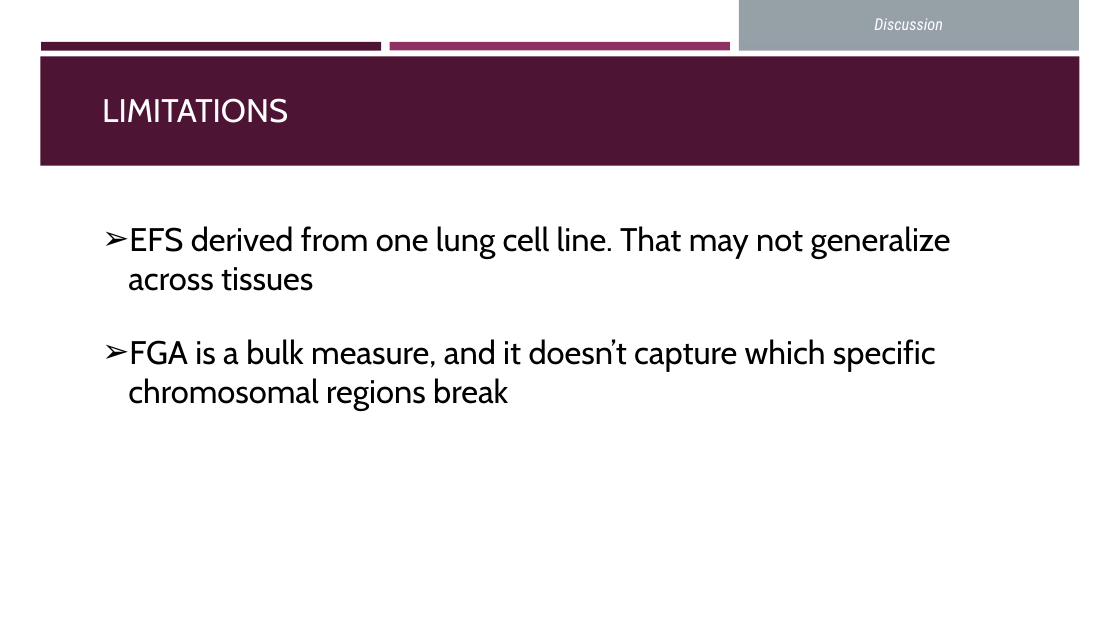
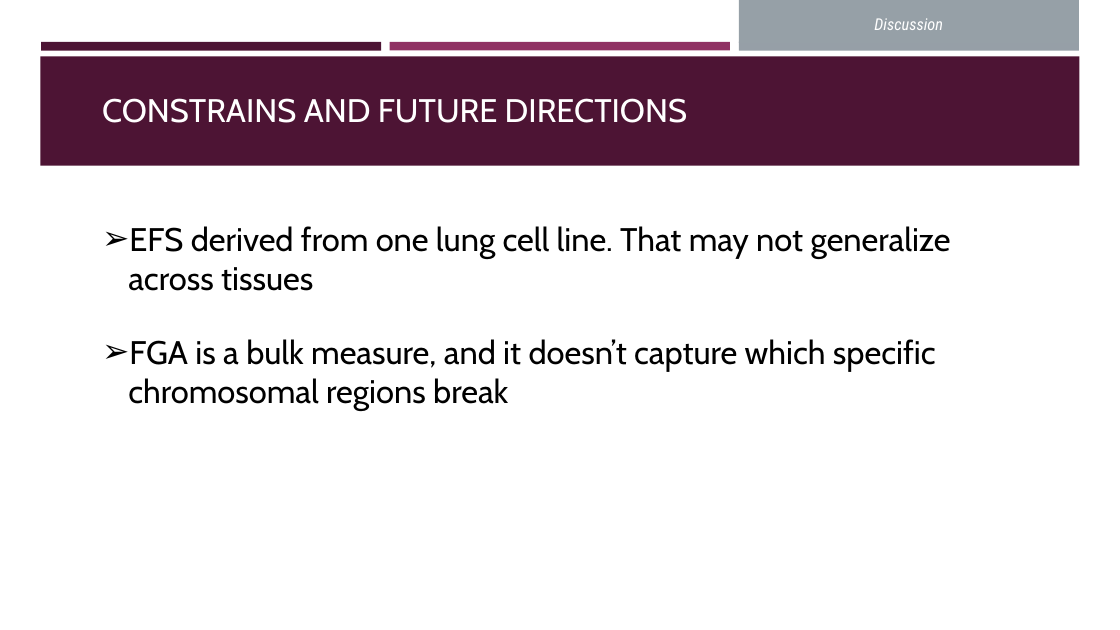
Before and after one commit to OrnitB/cancer_bioinformatics, a slide deck: slide 17 of project/project_background/Final Project Presentation - Ornit Bhonkar 2026.pptx (slide 20 before the commit). Drawn at 1120x630 pixels with LibreOffice and Linux fonts; fonts in the diff are those of the drawing. Boxes give left, top, right and bottom in pixels: in the first picture for what was removed or moved away, otherwise in the second. Text is boxed around its words. In the diff, an @@ line names an element or a change of style, - is before the commit and + after.

```diff
--- a/project/project_background/Final Project Presentation - Ornit Bhonkar 2026.pptx
+++ b/project/project_background/Final Project Presentation - Ornit Bhonkar 2026.pptx
@@ text at [102, 98, 687, 123]: text changed @@
-LIMITATIONS
+CONSTRAINS AND FUTURE DIRECTIONS
```
Also in this commit, not shown: 8 other slides changed, 4 slides removed, 5 other files.
